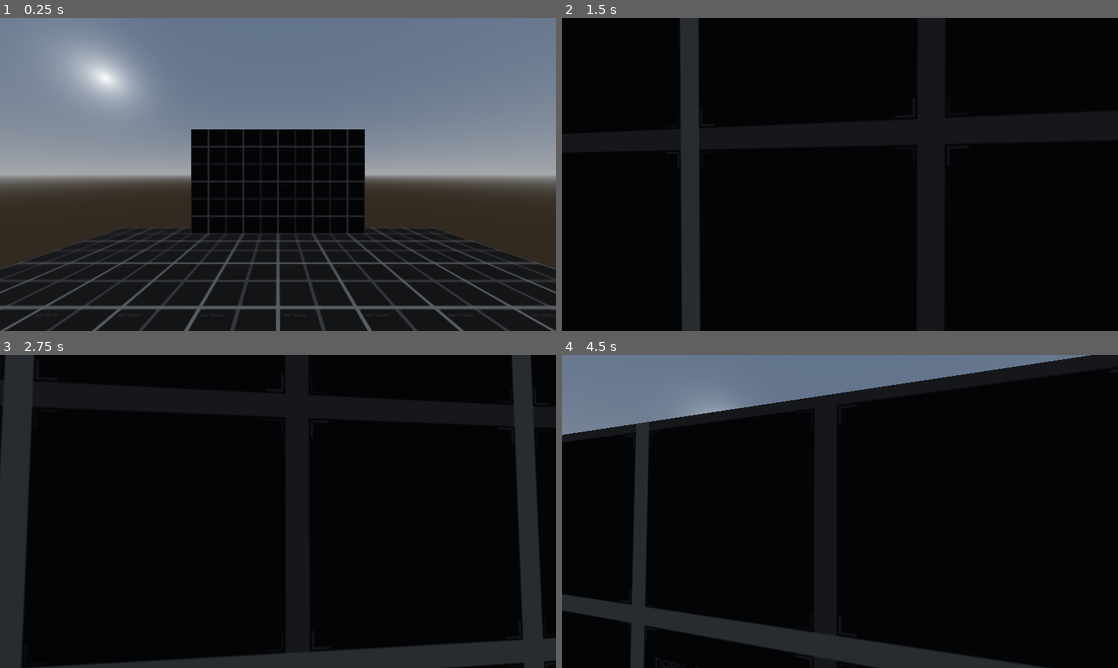
Above: before the commit, frames 1-4 (two rows, left to right).
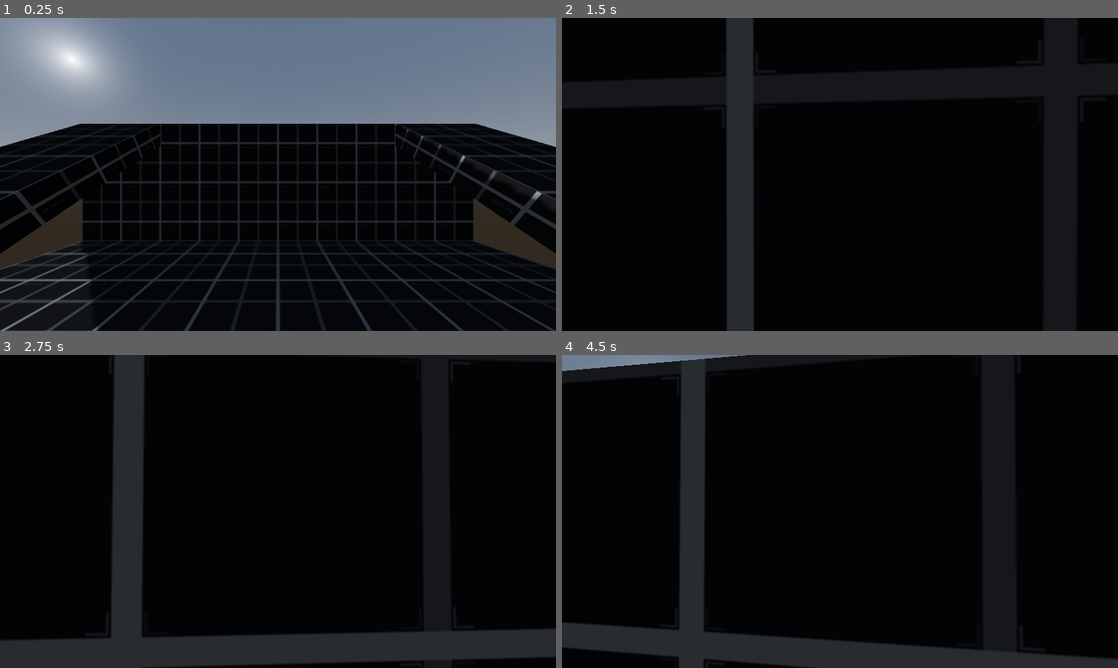
Above: after the commit, the same moments.

Repository: rbarongr/GodotFirstPersonController
Game: Godot game, scene res://Sandbox.tscn
Same seed, same stepped clock (60 frames per second), same inputs: the game is played once before the commit and once after it.
Inputs (mouse positions are in pixels of both pictures, inside the frame that each line leads up to):
- Up to frame 1 (0.25 s): no input
- Up to frame 2 (1.5 s): tap Enter at 0.5 s; move the mouse to (867, 174) at 0.52 s; hold W (move_forward) from 0.53 s (still down); tap Space (jump) at 0.6, 0.77, 1.07, 1.35 s; move the mouse to (812, 174) at 1.27 s
- Up to frame 3 (2.75 s): keep holding W (move_forward); tap Space (jump) at 1.52, 1.82, 2.1 s; move the mouse to (289, 505) at 2.02 s
- Up to frame 4 (4.5 s): keep holding W (move_forward); move the mouse to (834, 517) at 2.77 s; tap Space (jump) at 2.85, 3.02, 3.32, 3.6, 3.77, 4.07, 4.35 s; move the mouse to (878, 514) at 3.52 s; move the mouse to (795, 508) at 4.27 s

The runs differ from the first frame. In frame 1, 32% of the frame differs, in the area x 0-100%, y 0-100%; in frame 2, 7.5%; in frame 3, 18%; in frame 4, 22%.

Commit message:
code rewrite and new sandbox scene

Diff:
--- a/Assets/Floor.tscn
+++ /dev/null
@@ -1,21 +0,0 @@
-[gd_scene load_steps=4 format=3]
-
-[ext_resource type="Texture2D" path="res://Assets/DarkPrototypeTexture.png" id="1_8d5f7"]
-
-[sub_resource type="StandardMaterial3D" id="StandardMaterial3D_wvjn8"]
-albedo_texture = ExtResource("1_8d5f7")
-metallic_specular = 0.1
-uv1_triplanar = true
-
-[sub_resource type="BoxShape3D" id="BoxShape3D_t88gs"]
-size = Vector3(10, 0.5, 10)
-
-[node name="Floor" type="StaticBody3D"]
-transform = Transform3D(1, 0, 0, 0, 1, 0, 0, 0, 1, 0, -0.25, 0)
-
-[node name="CsgBox3d" type="CSGBox3D" parent="."]
-size = Vector3(10, 0.5, 10)
-material = SubResource("StandardMaterial3D_wvjn8")
-
-[node name="CollisionShape3d" type="CollisionShape3D" parent="."]
-shape = SubResource("BoxShape3D_t88gs")
--- a/Assets/Wall.tscn
+++ /dev/null
@@ -1,22 +0,0 @@
-[gd_scene load_steps=4 format=3]
-
-[ext_resource type="Texture2D" path="res://Assets/DarkPrototypeTexture.png" id="1_8d5f7"]
-
-[sub_resource type="StandardMaterial3D" id="StandardMaterial3D_wvjn8"]
-albedo_texture = ExtResource("1_8d5f7")
-metallic_specular = 0.1
-uv1_triplanar = true
-
-[sub_resource type="BoxShape3D" id="BoxShape3D_t88gs"]
-size = Vector3(5, 3, 0.5)
-
-[node name="Wall" type="StaticBody3D"]
-
-[node name="CsgBox3d" type="CSGBox3D" parent="."]
-transform = Transform3D(1, 0, 0, 0, 1, 0, 0, 0, 1, 0, 1.5, 0)
-size = Vector3(5, 3, 0.5)
-material = SubResource("StandardMaterial3D_wvjn8")
-
-[node name="CollisionShape3d" type="CollisionShape3D" parent="."]
-transform = Transform3D(1, 0, 0, 0, 1, 0, 0, 0, 1, 0, 1.5, 0)
-shape = SubResource("BoxShape3D_t88gs")
--- a/Player/player.gd
+++ b/Player/player.gd
@@ -1,36 +1,45 @@
 extends CharacterBody3D
 
-@export var speed : float = 5.0
-@export var jump_vel : float = 4.5
-@export_range(0.01, 4.0, 0.1) var mouse_sens : float = 2
+@export_range(0.1, 9.0, 0.1) var speed : float = 5.0
+@export_range(0.1, 2.0, 0.1) var jump_height : float = 1
+@export_range(0.1, 3.0, 0.1) var mouse_sens : float = 1
+
+var gravity : float = ProjectSettings.get_setting("physics/3d/default_gravity")
 
 var mouse_axis : Vector2
-var gravity : float = ProjectSettings.get_setting("physics/3d/default_gravity")
+var camera_dir : Vector3
+var input_dir : Vector2
 
 @onready var camera : Camera3D = $Camera
 
 func _ready() -> void:
-	Input.set_mouse_mode(Input.MOUSE_MODE_CAPTURED)
+	capture_mouse(true)
 
-func _input(event) -> void:
-	if event is InputEventMouseMotion and Input.get_mouse_mode() == Input.MOUSE_MODE_CAPTURED:
-		mouse_axis = event.relative
-		camera.rotation.y -= mouse_axis.x * mouse_sens * .001
-		camera.rotation.x = clamp(camera.rotation.x - mouse_axis.y * mouse_sens * .001, -1.5, 1.5)
-	if Input.is_action_just_pressed("exit"):
-		get_tree().quit()
+func _input(event : InputEvent) -> void:
+	if event is InputEventMouseMotion: _aim(event)
+	if Input.is_action_just_pressed("jump"): _jump()
+	if Input.is_action_just_pressed("exit"): get_tree().quit()
 
-func _physics_process(delta):
+func _physics_process(delta : float) -> void:
 	if not is_on_floor(): velocity.y -= gravity * delta
-	if Input.is_action_just_pressed("jump") and is_on_floor(): velocity.y = jump_vel
+	_walk()
 
-	var input_dir : Vector2 = Input.get_vector("move_left", "move_right", "move_forward", "move_backward")
-	var direction : Vector3 = (camera.transform.basis * Vector3(input_dir.x, 0, input_dir.y)).normalized()
-	if direction:
-		velocity.x = direction.x * speed
-		velocity.z = direction.z * speed
-	else:
-		velocity.x = move_toward(velocity.x, 0, speed)
-		velocity.z = move_toward(velocity.z, 0, speed)
+func _walk(speed_mod : float = 1.0) -> void:
+	speed *= speed_mod
+	input_dir = Input.get_vector("move_left", "move_right", "move_forward", "move_backward")
+	camera_dir = (camera.global_transform.basis * Vector3(input_dir.x, 0, input_dir.y)).normalized()
+	if input_dir: velocity.x = camera_dir.x * speed; velocity.z = camera_dir.z * speed
+	else: velocity.x = move_toward(velocity.x, 0, speed); velocity.z = move_toward(velocity.z, 0, speed)
 
 	move_and_slide()
+
+func _jump() -> void: if is_on_floor(): velocity.y = sqrt(2 * jump_height * gravity)
+
+func _aim(event : InputEvent) -> void:
+	mouse_axis = event.relative if Input.get_mouse_mode() == Input.MOUSE_MODE_CAPTURED else Vector2.ZERO
+	camera.rotation.y -= mouse_axis.x * mouse_sens * .001
+	camera.rotation.x = clamp(camera.rotation.x - mouse_axis.y * mouse_sens * .001, -1.5, 1.5)
+
+func capture_mouse(capture : bool) -> void:
+	if capture: Input.set_mouse_mode(Input.MOUSE_MODE_CAPTURED)
+	else: Input.set_mouse_mode(Input.MOUSE_MODE_VISIBLE)
--- a/Player/player.tscn
+++ b/Player/player.tscn
@@ -15,4 +15,4 @@
 
 [node name="Camera" type="Camera3D" parent="."]
 transform = Transform3D(1, 0, 0, 0, 1, 0, 0, 0, 1, 0, 1.7, 0)
-fov = 90.0
+fov = 80.0
--- a/Sandbox.tscn
+++ b/Sandbox.tscn
@@ -1,8 +1,7 @@
 [gd_scene load_steps=7 format=3 uid="uid://2r2xorepwlip"]
 
 [ext_resource type="PackedScene" uid="uid://cdk6hwb4hi2wc" path="res://Player/player.tscn" id="1_ndiqr"]
-[ext_resource type="PackedScene" path="res://Assets/Wall.tscn" id="2_v1i81"]
-[ext_resource type="PackedScene" path="res://Assets/Floor.tscn" id="3_qchf3"]
+[ext_resource type="Texture2D" uid="uid://b01vv6qc3japu" path="res://Assets/DarkPrototypeTexture.png" id="2_7sl6d"]
 
 [sub_resource type="ProceduralSkyMaterial" id="ProceduralSkyMaterial_yxtyg"]
 
@@ -12,7 +11,13 @@
 [sub_resource type="Environment" id="Environment_k5onh"]
 background_mode = 2
 sky = SubResource("Sky_edr0k")
-sdfgi_enabled = true
+
+[sub_resource type="StandardMaterial3D" id="StandardMaterial3D_p85vg"]
+albedo_texture = ExtResource("2_7sl6d")
+metallic_specular = 0.0
+roughness = 0.1
+roughness_texture = ExtResource("2_7sl6d")
+uv1_triplanar = true
 
 [node name="World" type="Node3D"]
 
@@ -21,10 +26,38 @@
 
 [node name="DirectionalLight3d" type="DirectionalLight3D" parent="WorldEnvironment"]
 transform = Transform3D(-0.678961, 0.262875, -0.685499, -0.027831, 0.923814, 0.38183, 0.733646, 0.278326, -0.619918, 0, 6.83834, 0)
+shadow_enabled = true
 
 [node name="Player" parent="." instance=ExtResource("1_ndiqr")]
 
-[node name="Wall" parent="." instance=ExtResource("2_v1i81")]
-transform = Transform3D(1, 0, 0, 0, 1, 0, 0, 0, 1, 0, 0, -4.75)
+[node name="Platform" type="Node3D" parent="."]
 
-[node name="Floor" parent="." instance=ExtResource("3_qchf3")]
+[node name="Floor" type="CSGBox3D" parent="Platform"]
+transform = Transform3D(1, 0, 0, 0, 1, 0, 0, 0, 1, 0, -0.25, 0)
+use_collision = true
+size = Vector3(10, 0.5, 10)
+material = SubResource("StandardMaterial3D_p85vg")
+
+[node name="Ramp" type="CSGBox3D" parent="Platform"]
+transform = Transform3D(1, 0, 0, 0, 0.866025, -0.5, 0, 0.5, 0.866025, 4, 1.28, -2.264)
+use_collision = true
+size = Vector3(2, 0.5, 6)
+material = SubResource("StandardMaterial3D_p85vg")
+
+[node name="Ramp2" type="CSGBox3D" parent="Platform"]
+transform = Transform3D(1, 0, 0, 0, 0.866025, -0.5, 0, 0.5, 0.866025, -4, 1.28, -2.264)
+use_collision = true
+size = Vector3(2, 0.5, 6)
+material = SubResource("StandardMaterial3D_p85vg")
+
+[node name="Floor2" type="CSGBox3D" parent="Platform"]
+transform = Transform3D(1, 0, 0, 0, 1, 0, 0, 0, 1, 0, 2.75, -10)
+use_collision = true
+size = Vector3(10, 0.5, 10)
+material = SubResource("StandardMaterial3D_p85vg")
+
+[node name="Wall" type="CSGBox3D" parent="Platform"]
+transform = Transform3D(1, 0, 0, 0, 1, 0, 0, 0, 1, 0, 1.5, -5)
+use_collision = true
+size = Vector3(10, 3, 0.5)
+material = SubResource("StandardMaterial3D_p85vg")
--- a/project.godot
+++ b/project.godot
@@ -10,7 +10,7 @@
 
 [application]
 
-config/name="Fp Controller"
+config/name="BasicFPC"
 run/main_scene="res://Sandbox.tscn"
 config/features=PackedStringArray("4.0")
 config/icon="res://icon.svg"
